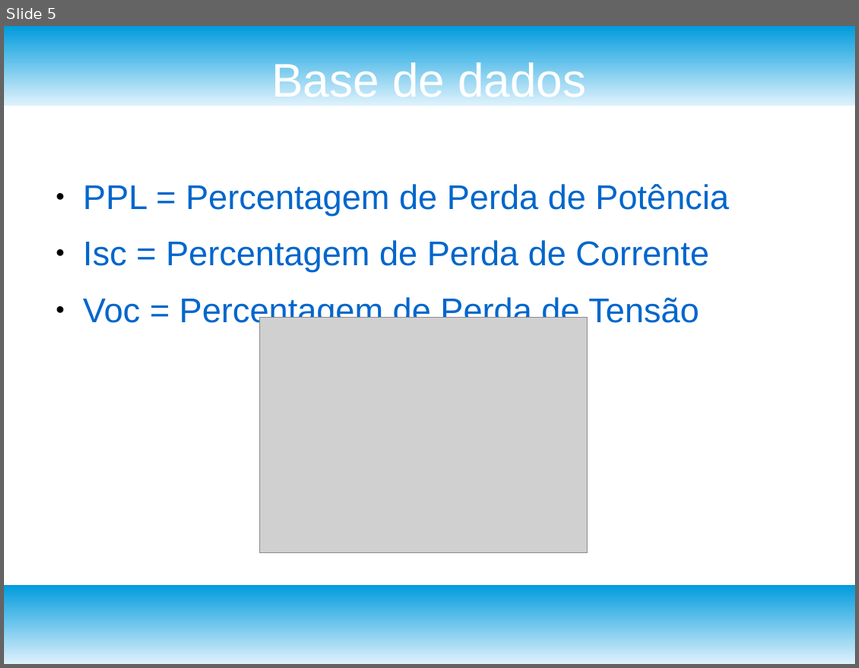
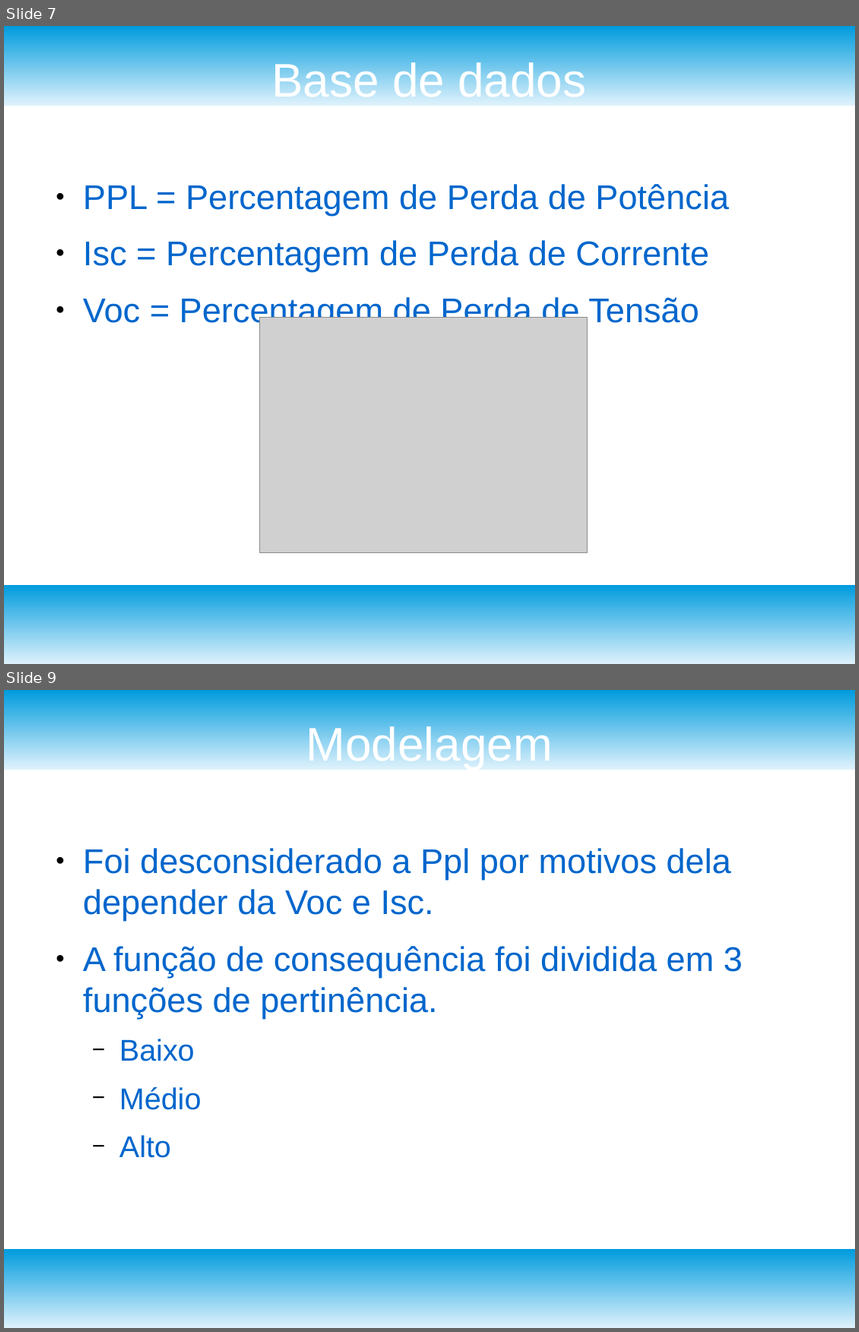
Before and after one commit to ErikJhones/Self-Organizing-Map-SOM-with-KNN, a slide deck: fuzzy/apresentacao.odp. Shown one above the other, each under a label of ours: slide 5 before the commit, slides 7 and 9 after it; the slides between them are not shown. The pictures are 859x668 and 859x1332 pixels, drawn with LibreOffice and Linux fonts; fonts in the diff are those of the drawing; grey boxes stand for pictures. Boxes give left, top, right and bottom in pixels: in the first picture for what was removed or moved away, otherwise in the second. Text is boxed around its words. In the diff, an @@ line names an element or a change of style, - is before the commit and + after.

```diff
--- a/fuzzy/apresentacao.odp
+++ b/fuzzy/apresentacao.odp
@@ slide 9 added at [4,690,855,1328], background #FFFFFF; not listed: 2 template elements that a slide beside it also shows @@
@@ title added at [306,723,553,770], 44 pt, text #FFFFFF @@
+Modelagem
@@ text added at [83,848,743,1158], 32 pt, text #0066CC @@
+● Foi desconsiderado a Ppl por motivos dela depender da Voc e Isc.
+● A função de consequência foi dividida em 3 funções de pertinência.
+  − Baixo
+  − Médio
+  − Alto
@@ what was slide 5 is now slide 7 @@
```
Also in this commit, not shown: 8 slides changed, 5 other slides added, 2 slides removed, 3 other files.
